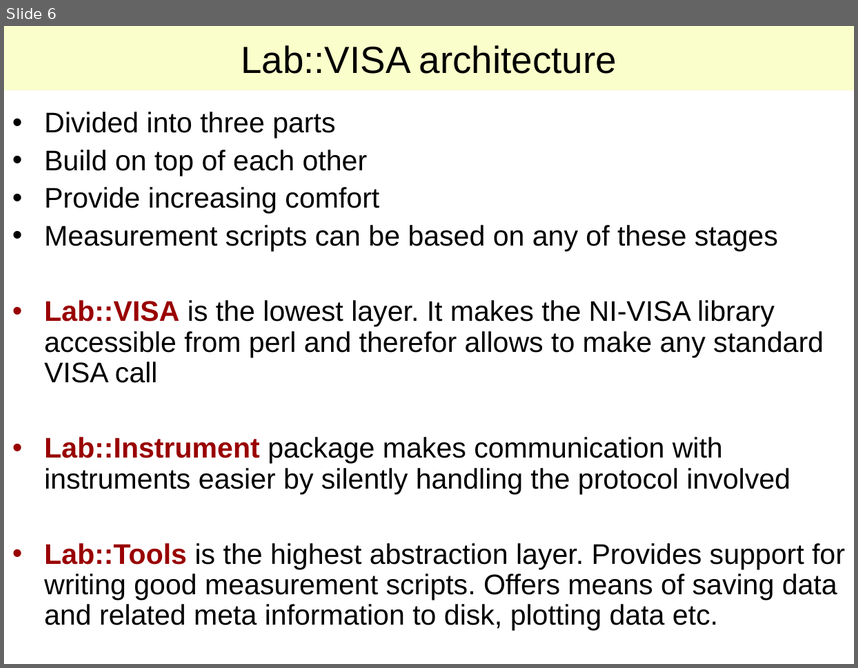
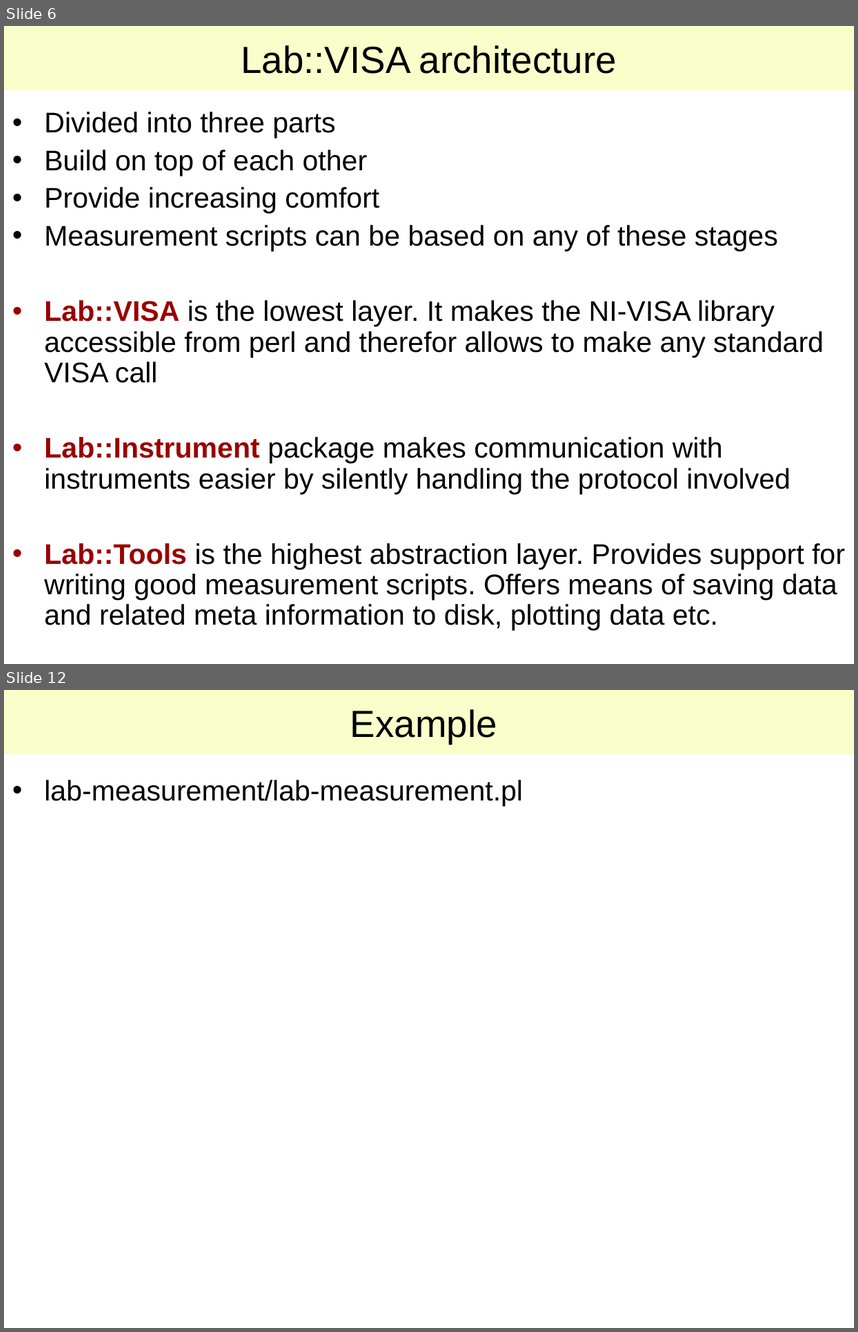
Before and after one commit to lab-measurement/Lab-VISA, a slide deck: Tutorial/Talk/Lab-VISA.ppt. Shown one above the other, each under a label of ours: slide 6 before the commit, slides 6 and 12 after it; the slides between them are not shown. The pictures are 858x668 and 858x1332 pixels, drawn with LibreOffice and Linux fonts; fonts in the diff are those of the drawing. Boxes give left, top, right and bottom in pixels: in the first picture for what was removed or moved away, otherwise in the second. Text is boxed around its words. In the diff, an @@ line names an element or a change of style, - is before the commit and + after.

```diff
--- a/Tutorial/Talk/Lab-VISA.ppt
+++ b/Tutorial/Talk/Lab-VISA.ppt
@@ slide 12 added at [4, 690, 854, 1328], background #FFFFFF @@
@@ title added at [4, 690, 854, 755], fill #F9FECA, 32 pt, text #000000 @@
+Example
@@ text added at [44, 780, 523, 806], 24 pt, text #000000 @@
+• lab-measurement/lab-measurement.pl
```
Also in this commit, not shown: 5 slides changed, 6 other slides added, 7 other files.
